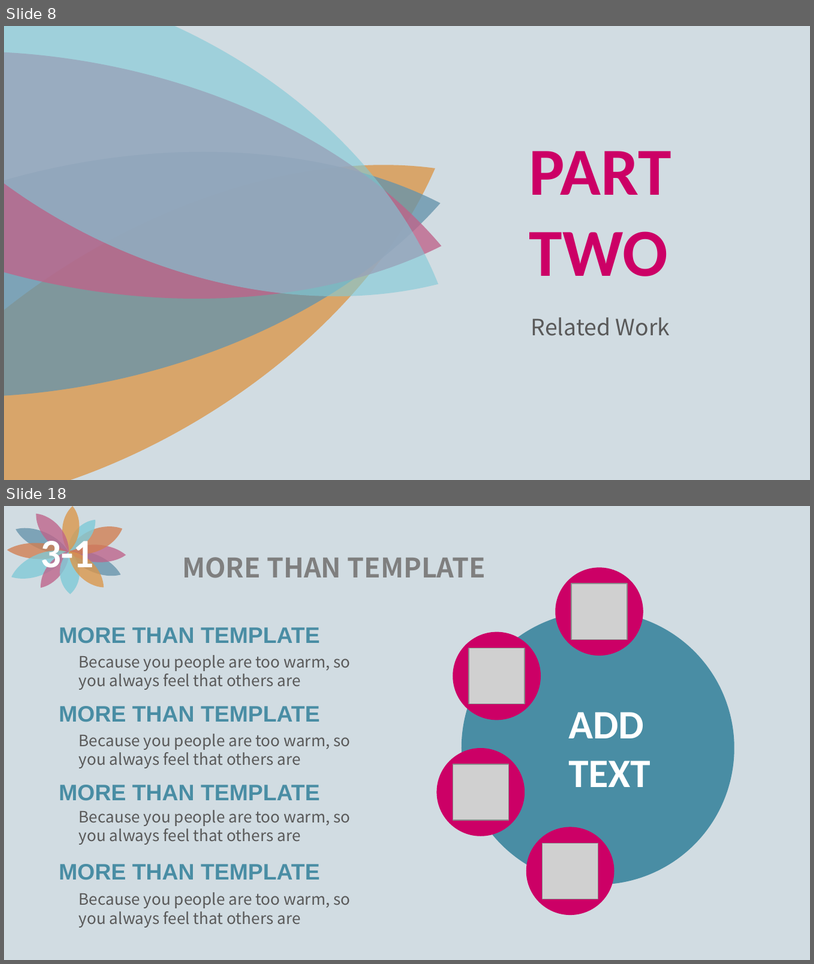
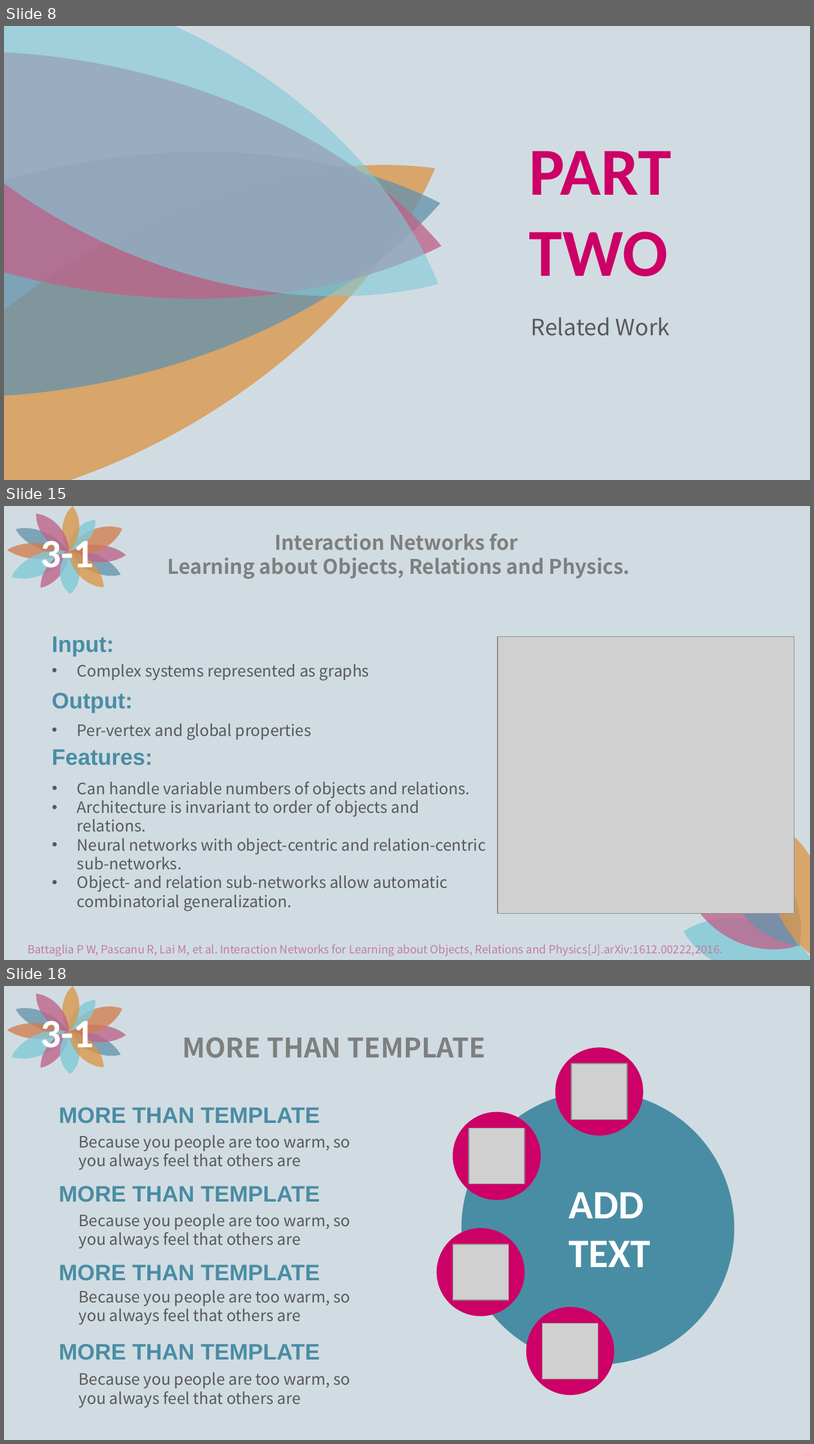
Before and after one commit to XiaoYunZi1001/ACM, a slide deck: presentation/1-9.ppt. Shown one above the other, each under a label of ours: slides 8 and 18 before the commit, slides 8, 15 and 18 after it; the slides between them are not shown. The pictures are 814x964 and 814x1444 pixels, drawn with LibreOffice and Linux fonts; fonts in the diff are those of the drawing; grey boxes stand for pictures. Boxes give left, top, right and bottom in pixels: in the first picture for what was removed or moved away, otherwise in the second. Text is boxed around its words. In the diff, an @@ line names an element or a change of style, - is before the commit and + after.

```diff
--- a/presentation/1-9.ppt
+++ b/presentation/1-9.ppt
@@ slide 15 added at [4,506,810,960], background #D1DCE2 @@
@@ text added at [41,534,94,577], 36 pt, text #FFFFFF, bold @@
+3-1
@@ text added at [167,534,630,579], 18 pt, text #7F7F7F, bold @@
+Interaction Networks for
+Learning about Objects, Relations and Physics.
@@ group added at [6,506,127,594]: 12 freeform shapes @@
@@ text added at [52,636,114,656], 20 pt, text #498DA4, bold @@
+Input:
@@ picture added at [498,637,795,913] @@
@@ text added at [77,664,369,681], 14 pt, text #595959 @@
+• Complex systems represented as graphs
@@ text added at [52,693,133,713], 20 pt, text #498DA4, bold @@
+Output:
@@ text added at [77,723,312,740], 14 pt, text #595959 @@
+• Per-vertex and global properties
@@ text added at [52,749,153,765], 20 pt, text #498DA4, bold @@
+Features:
@@ text added at [77,781,486,911], 14 pt, text #595959 @@
+• Can handle variable numbers of objects and relations.
+• Architecture is invariant to order of objects and relations.
+• Neural networks with object-centric and relation-centric sub-networks.
+• Object- and relation sub-networks allow automatic combinatorial generalization.
@@ group added at [668,818,810,960]: 4 freeform shapes @@
@@ text added at [28,941,723,956], 10 pt, text #C37D9E @@
+Battaglia P W, Pascanu R, Lai M, et al. Interaction Networks for Learning about Objects, Relations and Physics[J].arXiv:1612.00222,2016.
```
Also in this commit, not shown: 6 slides changed, 4 other slides added, 1 other file.
